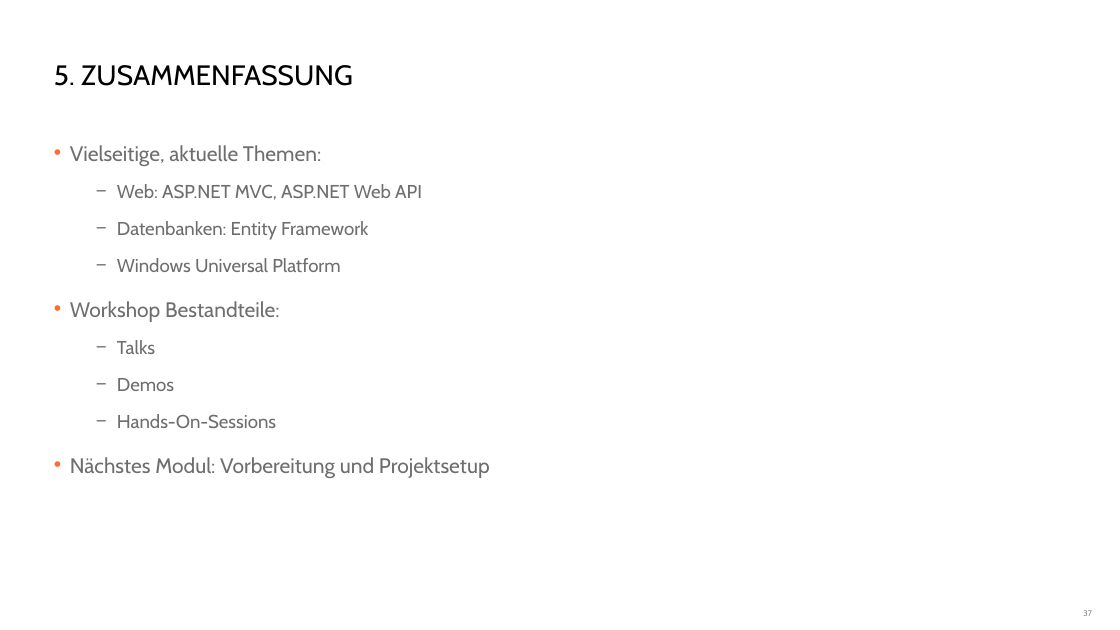
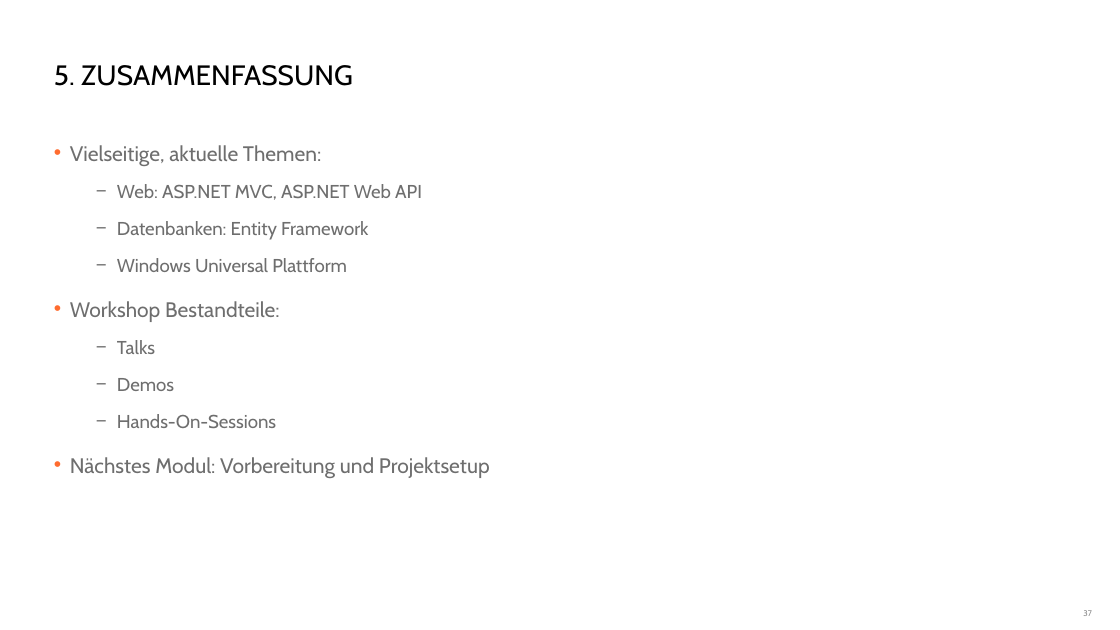
Before and after one commit to danielbeckmann/DotNETJumpStart, a slide deck: slide 37 of 01. Überblick/Überblick Workshop.pptx. Drawn at 1120x630 pixels with LibreOffice and Linux fonts; fonts in the diff are those of the drawing; background and template pictures are left out. Boxes give left, top, right and bottom in pixels: in the first picture for what was removed or moved away, otherwise in the second. Text is boxed around its words. In the diff, an @@ line names an element or a change of style, - is before the commit and + after.

```diff
--- a/01. Überblick/Überblick Workshop.pptx
+++ b/01. Überblick/Überblick Workshop.pptx
@@ text at (117, 258, 347, 272): text changed @@
-  − Windows Universal Platform
+  − Windows Universal Plattform
```
Also in this commit, not shown: 1 other slide changed, 2 other files.
